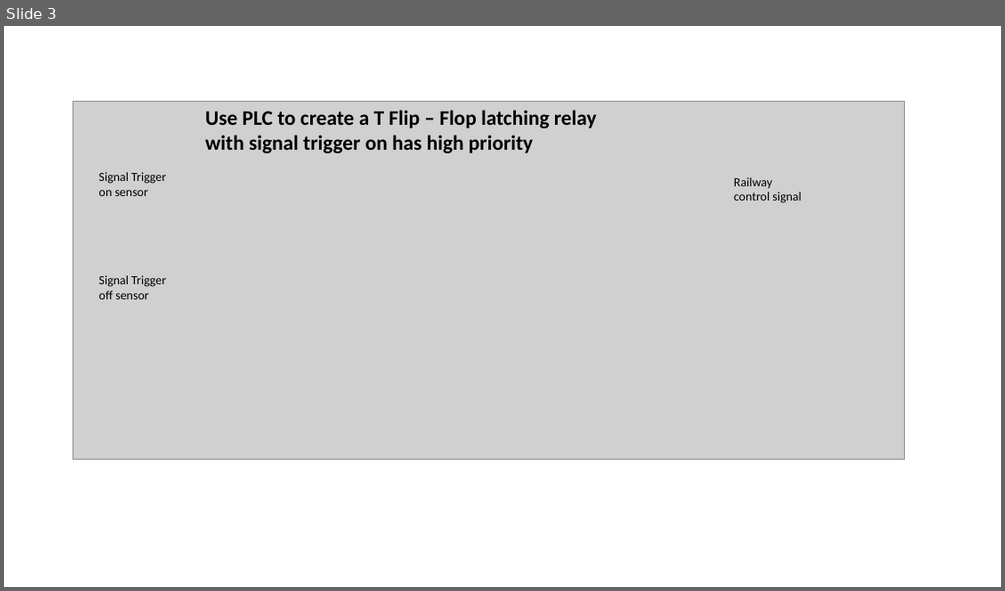
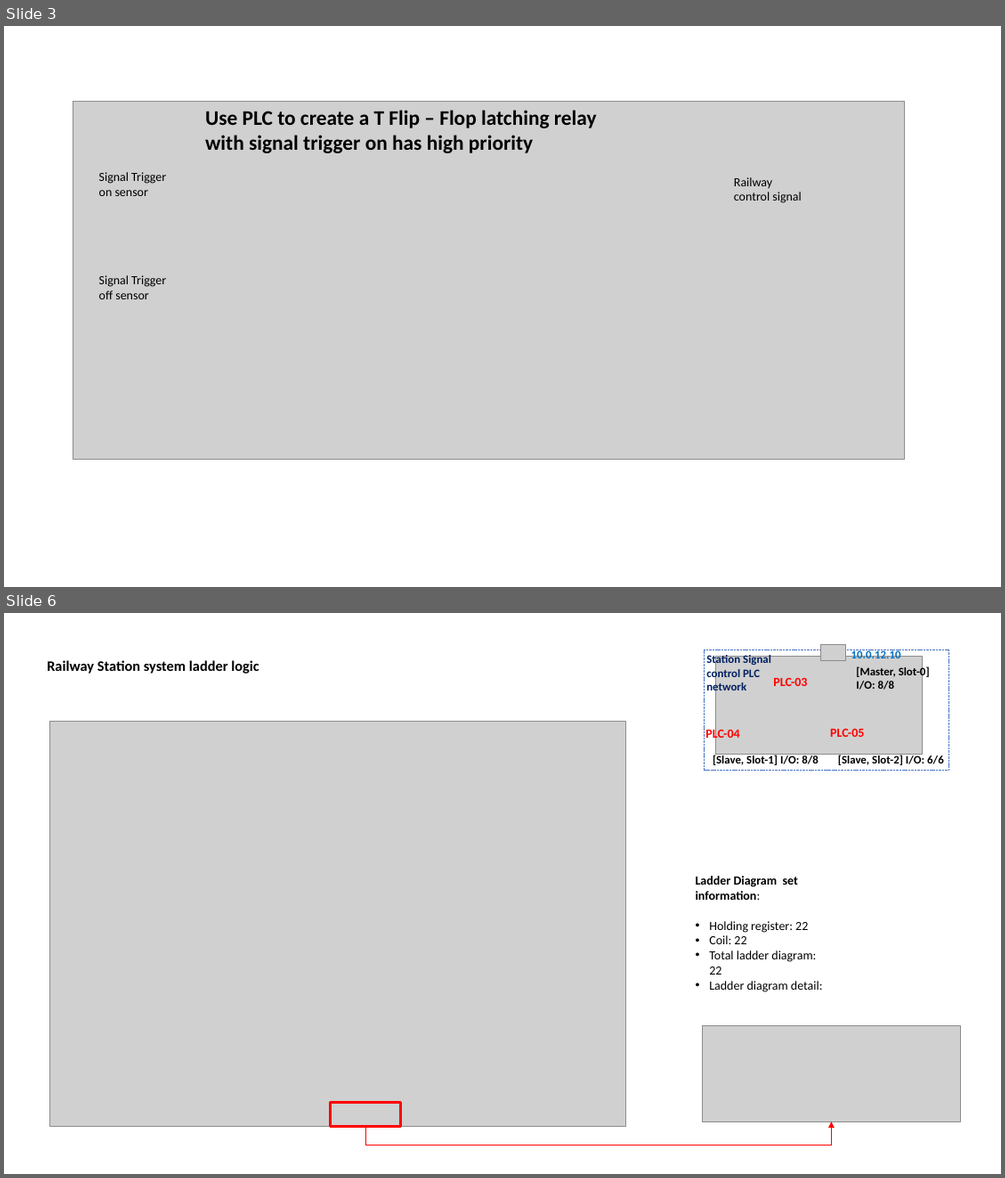
Before and after one commit to mrminhaz87/Railway-IT-OT-Demo, a slide deck: doc/designDoc.pptx. Shown one above the other, each under a label of ours: slide 3 before the commit, slides 3 and 6 after it; the slides between them are not shown. The pictures are 1005x591 and 1005x1178 pixels, drawn with LibreOffice and Linux fonts; fonts in the diff are those of the drawing; grey boxes stand for pictures. Boxes give left, top, right and bottom in pixels: in the first picture for what was removed or moved away, otherwise in the second. Text is boxed around its words. In the diff, an @@ line names an element or a change of style, - is before the commit and + after.

Commit message:
Added the realword item -> PLC input -> ladder digram -> PLC output mapping dictionary file.

```diff
--- a/doc/designDoc.pptx
+++ b/doc/designDoc.pptx
@@ slide 6 added at box(4, 613, 1001, 1174), background #FFFFFF @@
@@ text added at box(47, 660, 259, 674), 14 pt, text #000000, bold @@
+Railway Station system ladder logic
@@ rectangle added at box(704, 650, 949, 771), fill #FFFFFF, outline #4472C4 0.75 pt dashed @@
@@ text added at box(706, 654, 771, 695), 11 pt, text #002060, bold @@
+Station Signal control PLC network
@@ picture added at box(716, 657, 922, 755) @@
@@ picture added at box(821, 644, 845, 661) @@
@@ text added at box(851, 649, 901, 658), 11 pt, text #0070C0, bold @@
+10.0.12.10
@@ text added at box(856, 666, 930, 690), 11 pt, text #000000, bold @@
+[Master, Slot-0]
+I/O: 8/8
@@ text added at box(773, 678, 807, 686), 12 pt, text #FF0000, bold @@
+PLC-03
@@ picture added at box(49, 722, 626, 1126) @@
@@ text added at box(705, 727, 739, 741), 12 pt, text #FF0000, bold @@
+PLC-04
@@ text added at box(830, 729, 864, 737), 12 pt, text #FF0000, bold @@
+PLC-05
@@ text added at box(712, 754, 818, 765), 11 pt, text #000000, bold @@
+[Slave, Slot-1] I/O: 8/8
@@ text added at box(838, 754, 944, 765), 11 pt, text #000000, bold @@
+[Slave, Slot-2] I/O: 6/6
@@ text added at box(696, 876, 823, 992), 12 pt, text #000000 @@
+Ladder Diagram set information:
+• Holding register: 22
+• Coil: 22
+• Total ladder diagram: 22
+• Ladder diagram detail:
@@ picture added at box(703, 1026, 961, 1121) @@
@@ rectangle added at box(330, 1102, 400, 1126), outline #FF0000 2.25 pt @@
@@ elbow arrow added from (365, 1126) to (831, 1121), #FF0000 0.5 pt @@
```
Also in this commit, not shown: 3 other slides added, 2 other files.
